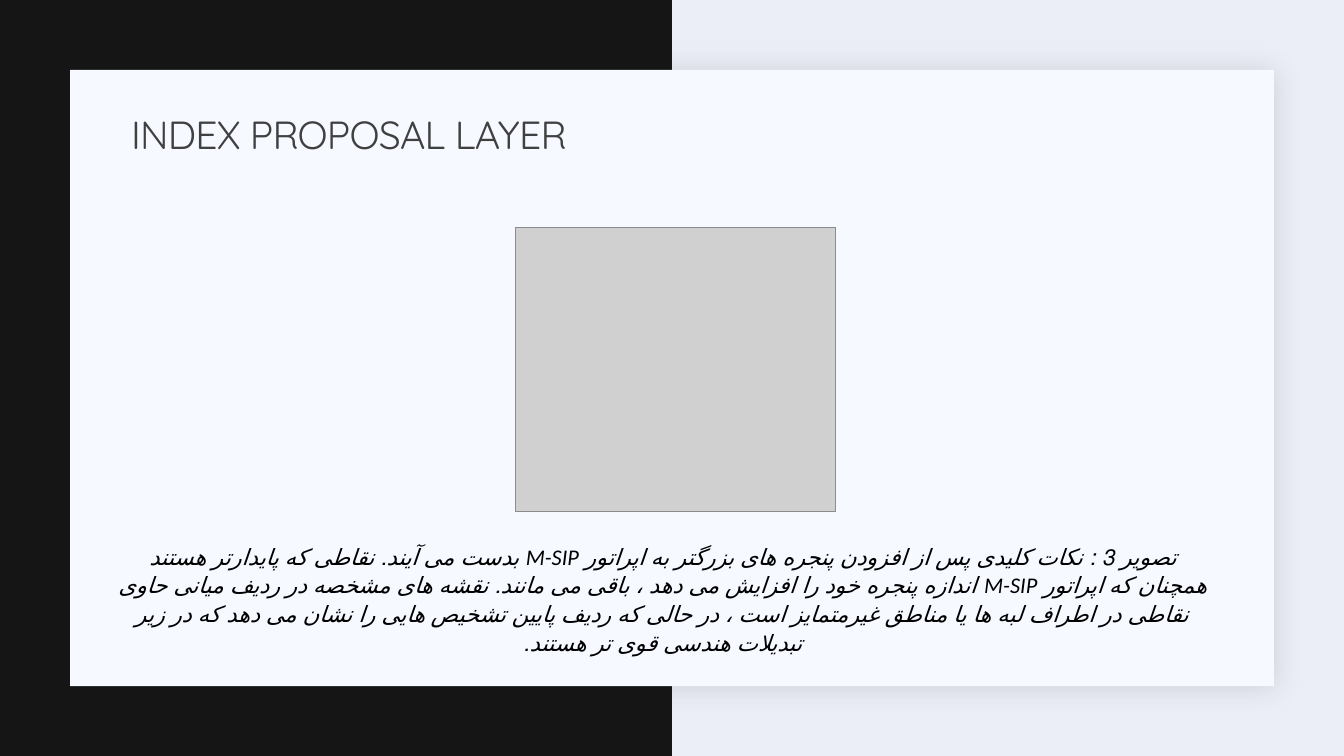
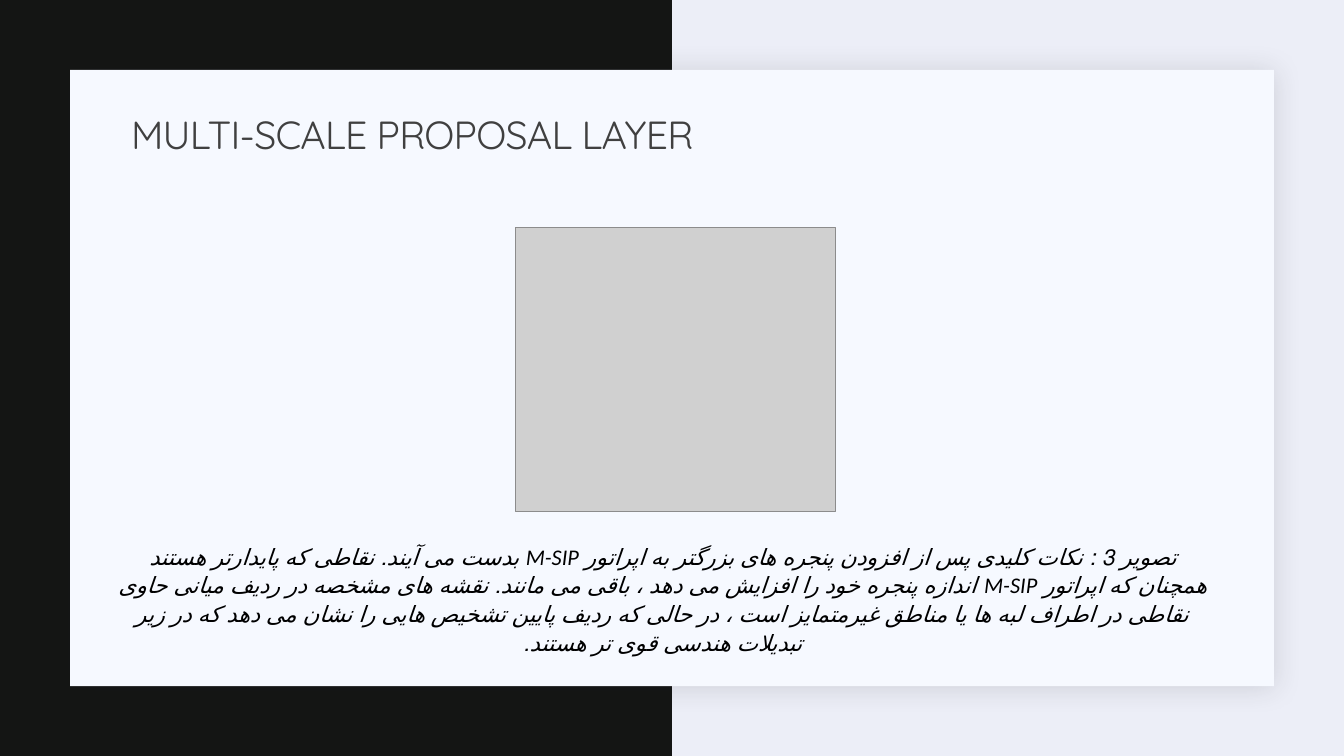
Before and after one commit to semnan-university-ai/Key.Net, a slide deck: slide 20 of slides.pptx (slide 19 before the commit). Drawn at 1344x756 pixels with LibreOffice and Linux fonts; fonts in the diff are those of the drawing; grey boxes stand for pictures. Boxes give left, top, right and bottom in pixels: in the first picture for what was removed or moved away, otherwise in the second. Text is boxed around its words. In the diff, an @@ line names an element or a change of style, - is before the commit and + after.

Commit message:
edit slides

```diff
--- a/slides.pptx
+++ b/slides.pptx
@@ title at (131,121,694,150): text changed @@
-INDEX PROPOSAL LAYER
+MULTI-SCALE PROPOSAL LAYER
```
Also in this commit, not shown: 5 other slides changed, 1 slide added, 1 other file.
